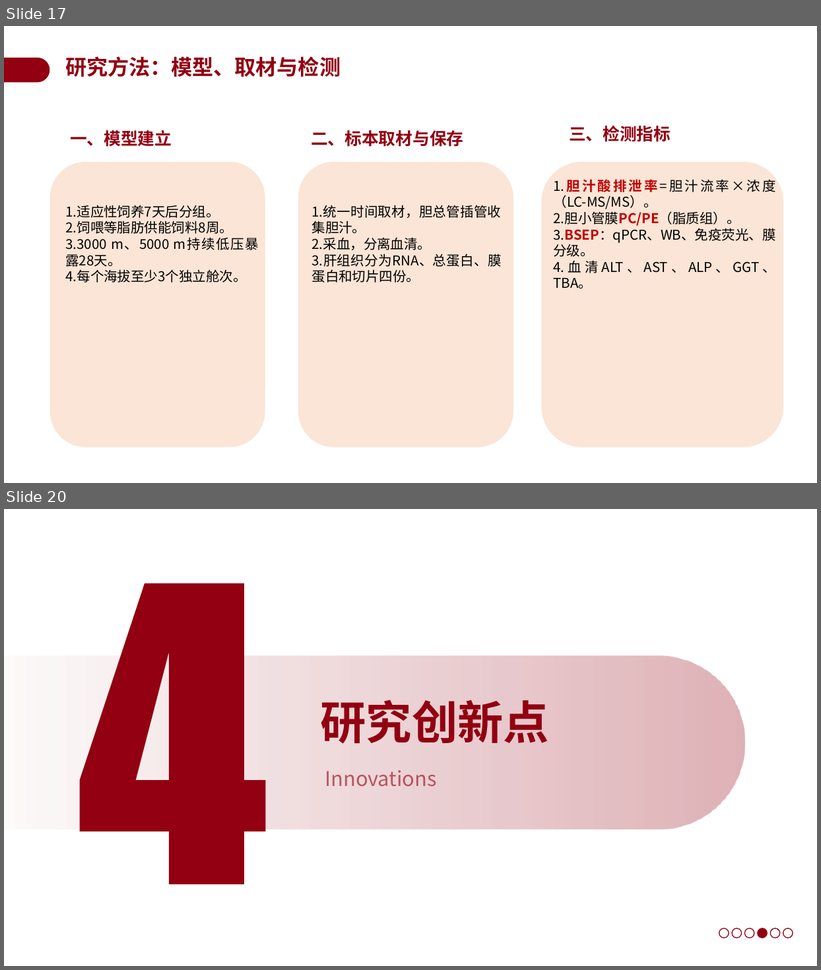
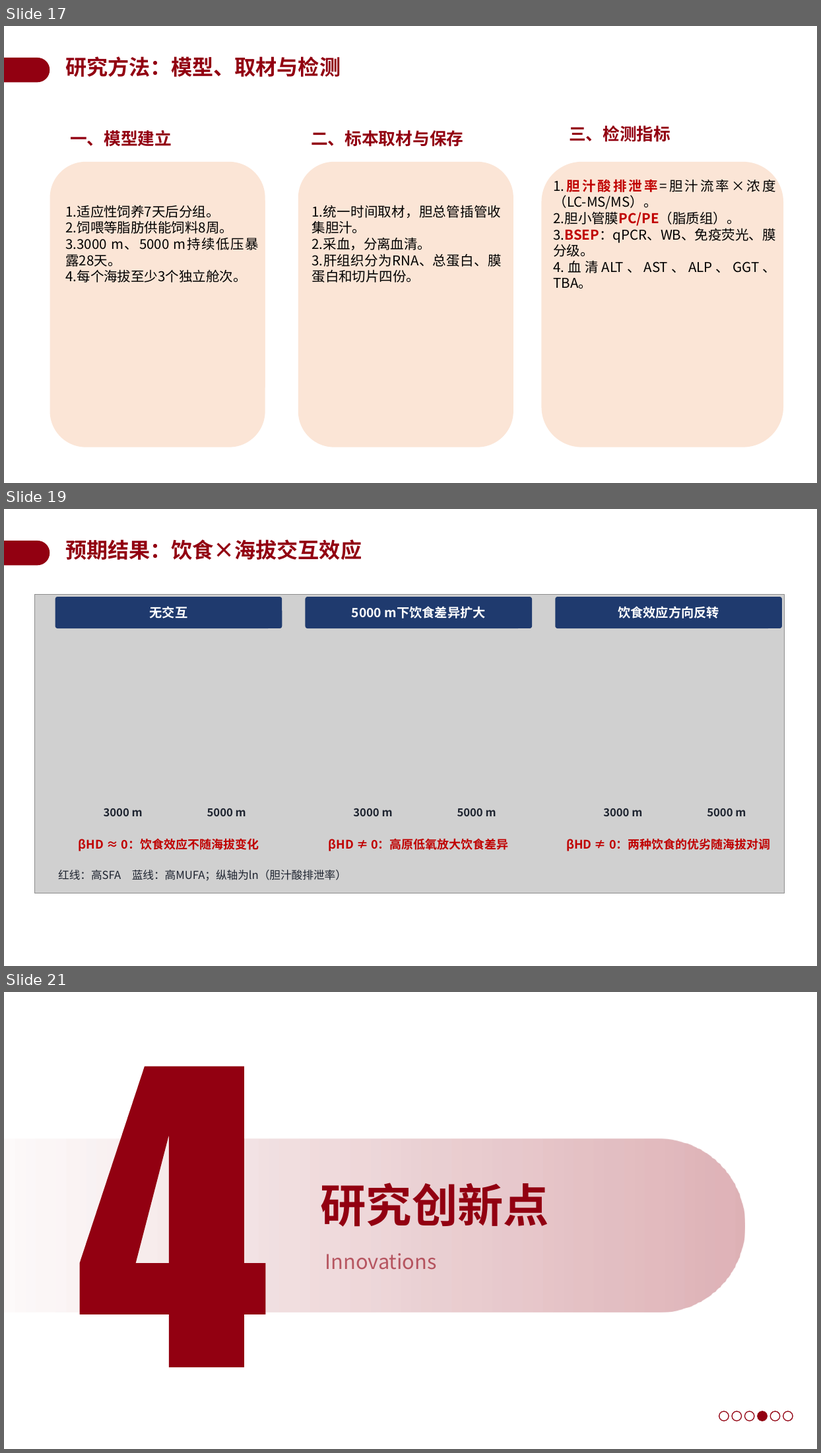
Before and after one commit to a854589274-afk/1, a slide deck: 开题答辩PPT_BSEP高原低压低氧.pptx. Shown one above the other, each under a label of ours: slides 17 and 20 before the commit, slides 17, 19 and 21 after it; the slides between them are not shown. The pictures are 821x970 and 821x1453 pixels, drawn with LibreOffice and Linux fonts; fonts in the diff are those of the drawing; grey boxes stand for pictures; background and template pictures are left out. Boxes give left, top, right and bottom in pixels: in the first picture for what was removed or moved away, otherwise in the second. Text is boxed around its words. In the diff, an @@ line names an element or a change of style, - is before the commit and + after.

```diff
--- a/开题答辩PPT_BSEP高原低压低氧.pptx
+++ b/开题答辩PPT_BSEP高原低压低氧.pptx
@@ slide 19 added at <box>4,509,817,966</box>, background #FFFFFF; not listed: 1 template element that a slide beside it also shows @@
@@ text added at <box>66,539,362,560</box>, 25 pt, text #920011, bold @@
+预期结果：饮食×海拔交互效应
@@ picture added at <box>34,594,785,893</box> @@
@@ group added at <box>56,597,781,881</box>: 10 texts, 3 rounded rectangles @@
+无交互
+3000 m
+5000 m
+βHD ≈ 0：饮食效应不随海拔变化
+5000 m下饮食差异扩大
+3000 m
+5000 m
+βHD ≠ 0：高原低氧放大饮食差异
+饮食效应方向反转
+3000 m
+5000 m
+βHD ≠ 0：两种饮食的优劣随海拔对调
+红线：高SFA 蓝线：高MUFA；纵轴为ln（胆汁酸排泄率）
@@ what was slide 20 is now slide 21 @@
```
Also in this commit, not shown: 4 slides changed.
